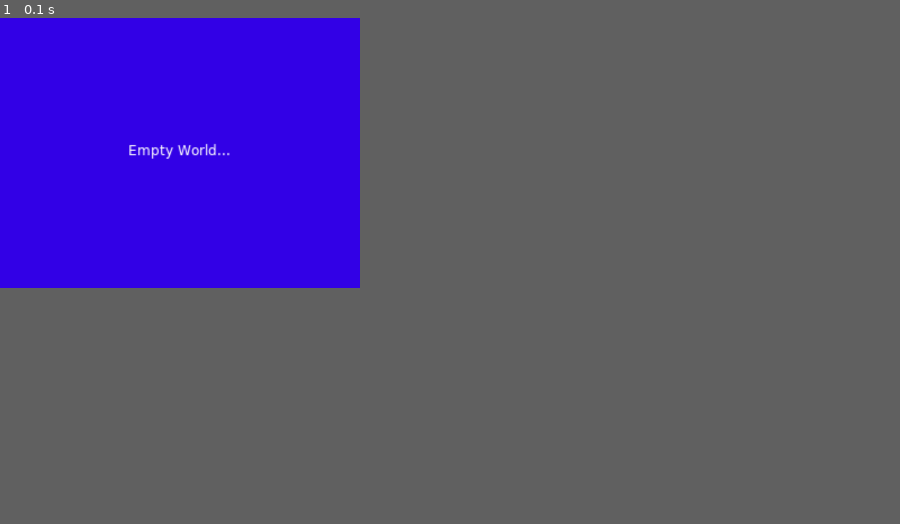
Above: before the commit, frame 1.
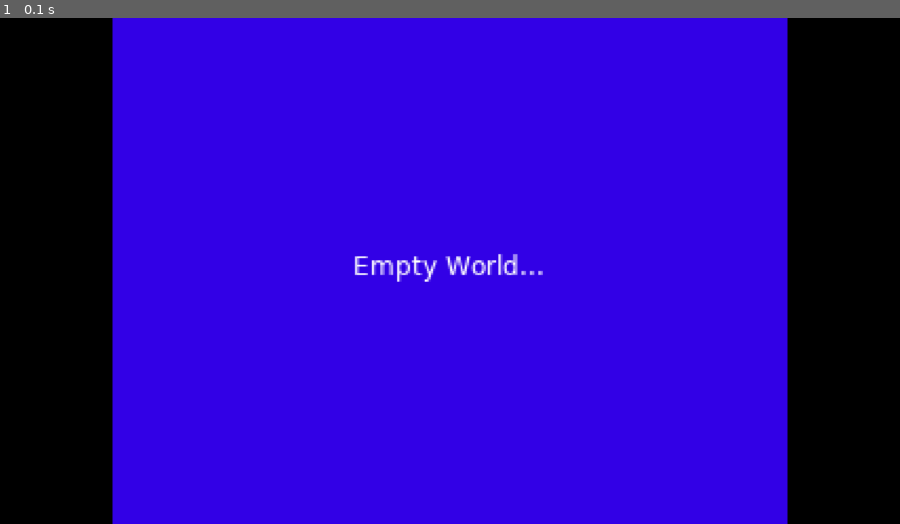
Above: after the commit, the same moment.

Repository: VisualS-RGB/Template-LOVE2D-Project
Game: LÖVE game, started from Template Proyect/main.lua
Same seed, same stepped clock (60 frames per second), same inputs: the game is played once before the commit and once after it.
Inputs:
- Up to frame 1 (0.1 s): no input
In our replay, the window is 360x270 before the commit and 900x506 after it. These sizes can differ from the game's own. Grey fills any space a smaller window leaves; there, only what the larger window draws over its background counts as a difference.

The runs differ from the first frame. In frame 1, 26% of the frame differs, in the area x 0-100%, y 0-100%.

Commit message:
1.0.4 Fix windows display scaling bug.

Diff:
--- a/Template Proyect/conf.lua
+++ b/Template Proyect/conf.lua
@@ -1,4 +1,11 @@
 GameReleased = false -- If the game is ready, set this var on true, it disable all Debug tools.
+
+-- Fix Windows display scaling resolution bug:
+local ffi = require("ffi")
+if ffi.os == "Windows" then
+    ffi.cdef[[ int SetProcessDPIAware(void); ]]
+    pcall(function() ffi.C.SetProcessDPIAware() end)
+end
 
 function love.conf(t)
     t.identity = "Nil" -- Save file directory.
@@ -6,5 +13,9 @@
 
     t.window.title = "Template Proyect"
     t.window.icon = nil
+    t.window.width = 1600
+    t.window.height = 900
+    t.window.highdpi = true
+    t.window.usedpiscale = false
     t.window.vsync = 1
 end
--- a/Template Proyect/main.lua
+++ b/Template Proyect/main.lua
@@ -3,12 +3,17 @@
 love.graphics.setDefaultFilter("nearest", "nearest") -- Setup texture filter mode.
 Push:setupScreen(
     320, 240, -- Fixed resolution.
-    640, 480, -- Real resolution.
+    love.graphics.getWidth(), love.graphics.getHeight(), -- Real resolution.
     {
         fullscreen = false,
         resizable = false,
+        highdpi = true
     }
 )
+
+print(love.window.getMode())
+print(love.window.getDPIScale())
+print(love.window.getDesktopDimensions())
 
 -- Global:
 -- Managers:
